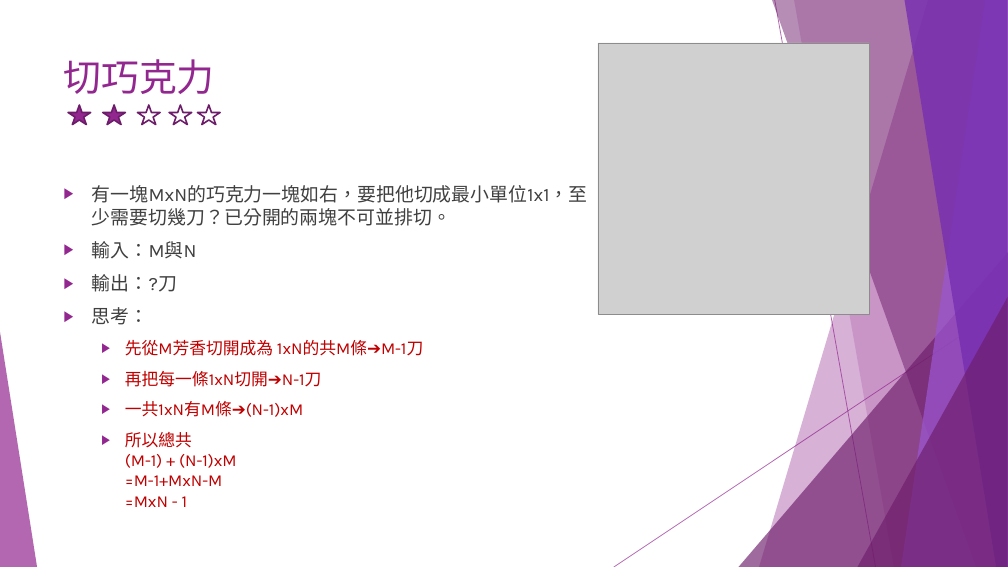
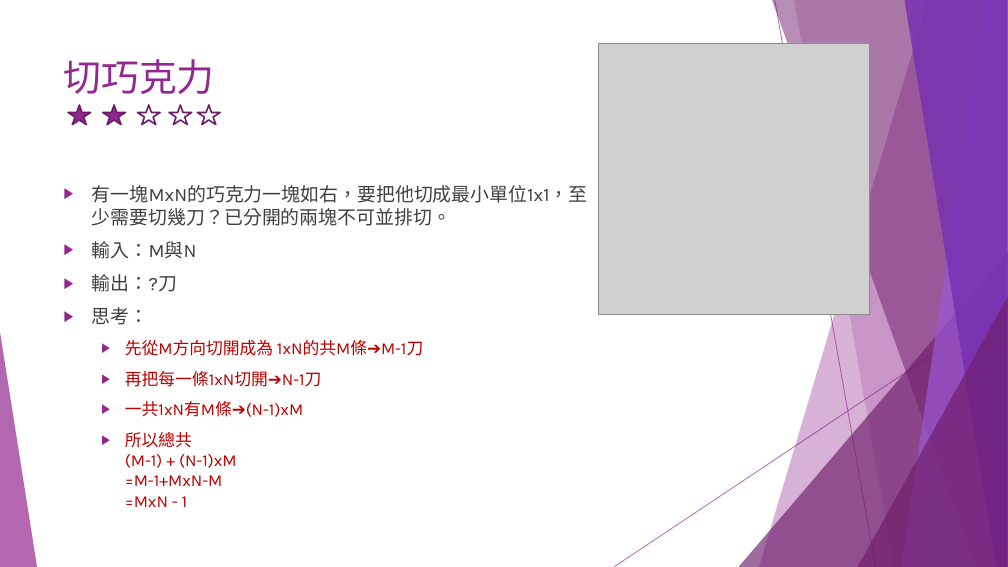
Before and after one commit to liulawsi/My_PPTs, a slide deck: slide 3 of LCC/Python/A1_邏輯思考訓練題.pptx. Drawn at 1008x567 pixels with LibreOffice and Linux fonts; fonts in the diff are those of the drawing; grey boxes stand for pictures. Boxes give left, top, right and bottom in pixels: in the first picture for what was removed or moved away, otherwise in the second. Text is boxed around its words. In the diff, an @@ line names an element or a change of style, - is before the commit and + after.

```diff
--- a/LCC/Python/A1_邏輯思考訓練題.pptx
+++ b/LCC/Python/A1_邏輯思考訓練題.pptx
@@ text at [125, 340, 423, 356]: text changed @@
-  ▶ 先從M芳香切開成為 1xN的共M條➔M-1刀
+  ▶ 先從M方向切開成為 1xN的共M條➔M-1刀
```
Also in this commit, not shown: 2 other slides changed.
